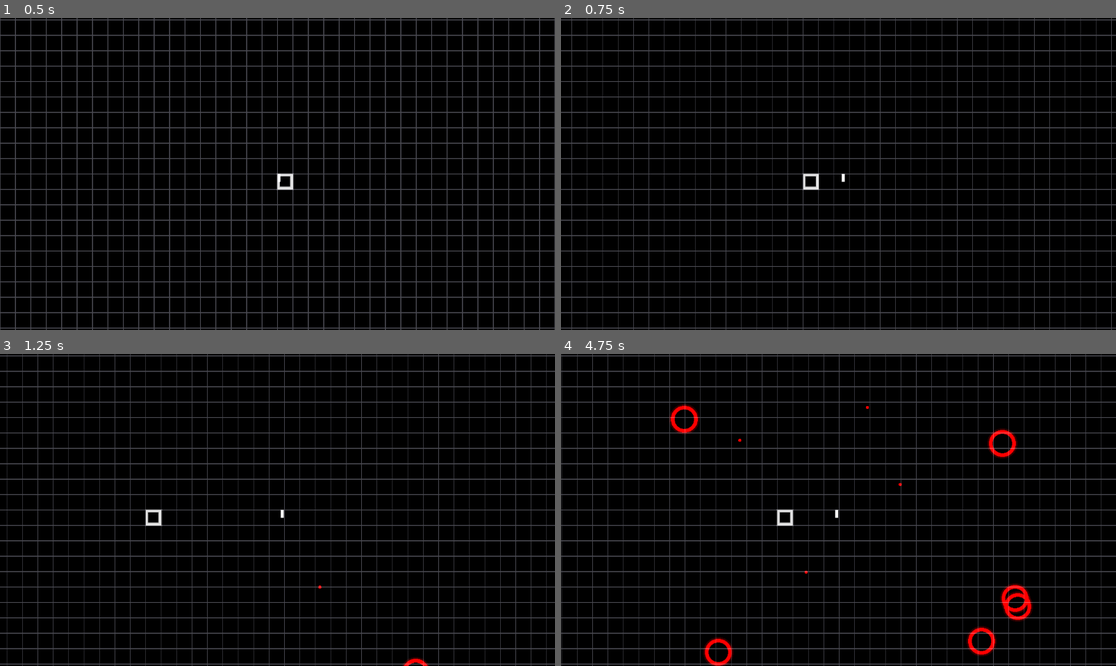
Above: before the commit, frames 1-4 (two rows, left to right).
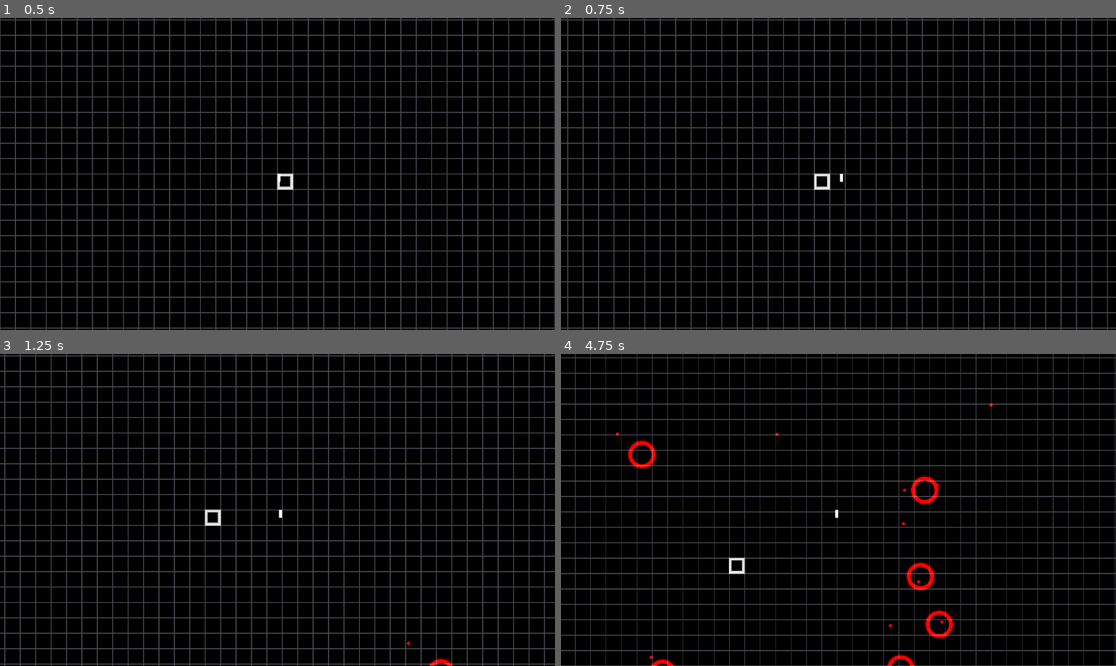
Above: after the commit, the same moments.

Repository: AnonymousXavier/ink-void
Game: Godot game, scene res://Scenes/world.tscn
Same seed, same stepped clock (60 frames per second), same inputs: the game is played once before the commit and once after it.
Inputs (mouse positions are in pixels of both pictures, inside the frame that each line leads up to):
- Up to frame 1 (0.5 s): no input
- Up to frame 2 (0.75 s): tap Enter (ui_accept) at 0.5 s; move the mouse to (960, 158) at 0.52 s; hold Right (right) from 0.53 s (still down); tap Space (parry, bound only after the commit) at 0.6 s; click (960, 158) at 0.67 s
- Up to frame 3 (1.25 s): keep holding Right (right); tap Enter (ui_accept) at 0.77, 0.8, 1.07 s
- Up to frame 4 (4.75 s): move the mouse to (727, 525) at 1.27 s; release Right (right) at 1.28 s; hold Down (down) 1.28-2.03 s; tap Enter (ui_accept) at 1.35, 1.52, 1.82, 2.3, 3.02, 3.32, 3.6, 3.77, 4.07, 4.52 s; tap Space (parry, bound only after the commit) at 1.55, 2.1, 2.85, 4.35 s; move the mouse to (894, 441) at 2.02 s; hold Right (right) 2.03-2.78 s; move the mouse to (810, 572) at 2.77 s; hold Up (ui_up) 2.78-3.53 s; click (810, 572) at 2.92 s; move the mouse to (1005, 556) at 3.52 s; hold Left (left) from 3.53 s (still down); move the mouse to (672, 463) at 4.27 s

Frame 1 is identical in both runs. In frame 2, 11% of the frame differs, in the area x 1-100%, y 0-100%; in frame 3, 12%; in frame 4, 25%, in the area x 0-100%, y 0-100%.

Commit message:
Implement basic freezing and bullet reversal system

Diff:
--- a/AutoLoads/Constants.gd
+++ b/AutoLoads/Constants.gd
@@ -4,5 +4,6 @@
 const TILE_SIZE = 32
 const CHUNK_SIZE = 512
 const BG_BORDER_WIDTH = 1 # px
+const PARRY_RADIUS: float = TILE_SIZE / 2.0
 
 var RNG = RandomNumberGenerator.new()
--- a/AutoLoads/Factories.gd
+++ b/AutoLoads/Factories.gd
@@ -91,7 +91,7 @@
 	return id
 
 func spawn_bullet(pos: Vector2, direction: Vector2, damage: float, target_id: int, speed: float):
-	var entity_manager = SceneInstances.entity_manager
+	var entity_manager: EntityManager = SceneInstances.entity_manager
 
 	# Fetch Bullet from inactive list or create new data
 	var bullet_id = entity_manager.inactive_bullet_entities.pop_back()
@@ -101,6 +101,7 @@
 	var meeleData: MeeleData
 	var velocityData: VelocityData
 	# var homingData: HomingData
+	var alignment_dta: AlignmentData
 
 	if bullet_id != null:
 		transformData = entity_manager.inactive_bullet_transform_components[bullet_id]
@@ -108,6 +109,7 @@
 		meeleData = entity_manager.inactive_bullet_meele_components [bullet_id]
 		velocityData = entity_manager.inactive_bullet_velocity_components[bullet_id]
 		# homingData = entity_manager.inactive_bullet_homing_components[bullet_id]
+		alignment_dta = entity_manager.inactive_bullet_alignment_components[bullet_id]
 	else:
 		bullet_id = SceneInstances.entity_manager.next_entity_id
 		transformData = TransformData.new()
@@ -115,6 +117,7 @@
 		meeleData = MeeleData.new()
 		velocityData = VelocityData.new()
 		# homingData = HomingData.new()
+		alignment_dta = AlignmentData.new()
 
 		SceneInstances.entity_manager.next_entity_id += 1
 
@@ -128,12 +131,14 @@
 	entity_manager.meele_components[bullet_id] = meeleData
 	entity_manager.velocity_components[bullet_id] = velocityData
 	# entity_manager.homing_components[bullet_id] = homingData
+	entity_manager.alignment_components[bullet_id] = alignment_dta
 
 	# Delete them
 	entity_manager.inactive_bullet_transform_components.erase(bullet_id)
 	entity_manager.inactive_bullet_render_components.erase(bullet_id)
 	entity_manager.inactive_bullet_meele_components.erase(bullet_id)
 	entity_manager.inactive_bullet_velocity_components.erase(bullet_id)
+	entity_manager.inactive_bullet_alignment_components.erase(bullet_id)
 	# entity_manager.inactive_bullet_homing_components.erase(bullet_id)
 
 	# Modify the data
@@ -153,11 +158,13 @@
 	var meeleData = entity_manager.meele_components[bullet_id]
 	var velocityData = entity_manager.velocity_components.get(bullet_id)
 	var homingData = entity_manager.homing_components.get(bullet_id)
+	var alignmentData = entity_manager.alignment_components.get(bullet_id)
 
 	# Transfer them to the inactive dict
 	entity_manager.inactive_bullet_entities.append(bullet_id)
 	entity_manager.inactive_bullet_transform_components[bullet_id] = transformData
 	entity_manager.inactive_bullet_render_components[bullet_id] = renderingData
+	entity_manager.inactive_bullet_alignment_components[bullet_id] = alignmentData
 	entity_manager.inactive_bullet_meele_components[bullet_id] = meeleData
 	entity_manager.inactive_bullet_homing_components[bullet_id] = homingData if homingData else HomingData.new()
 	entity_manager.inactive_bullet_velocity_components[bullet_id] = velocityData if velocityData else VelocityData.new()
@@ -170,6 +177,7 @@
 	entity_manager.meele_components.erase(bullet_id)
 	entity_manager.velocity_components.erase(bullet_id)
 	entity_manager.homing_components.erase(bullet_id)
+	entity_manager.alignment_components.erase(bullet_id)
 
 	SceneInstances.entity_manager.rmeove_entity_from_chunk(transformData.position, bullet_id)
 
@@ -186,7 +194,9 @@
 		var renderingData: RenderingData = RenderingData.new()
 		var meeleData: MeeleData = MeeleData.new()
 		var velocityData: VelocityData = VelocityData.new()
-		var homingData: HomingData = HomingData.new()
+		var alignmentData: AlignmentData = AlignmentData.new()
+
+		alignmentData.alignment = Enums.ALIGNMENTS.PLAYER
 
 		# Add them to the inactive pool
 		entity_manager.inactive_bullet_entities.append(current_bullet_id)
@@ -194,6 +204,6 @@
 		entity_manager.inactive_bullet_render_components[current_bullet_id] = renderingData
 		entity_manager.inactive_bullet_transform_components[current_bullet_id] = transformData
 		entity_manager.inactive_bullet_velocity_components[current_bullet_id] = velocityData
-		entity_manager.inactive_bullet_homing_components[current_bullet_id] = homingData
+		entity_manager.inactive_bullet_alignment_components[current_bullet_id] = alignmentData
 
 	entity_manager.next_entity_id += number_of_bullets
--- a/AutoLoads/SceneInstances.gd
+++ b/AutoLoads/SceneInstances.gd
@@ -5,3 +5,5 @@
 @onready var BG: ColorRect
 @onready var events_manager: EventsManager
 @onready var rendering_system: RenderingSystem
+
+var time_scale: float = 1.0
--- a/Resources/ParryData.gd
+++ b/Resources/ParryData.gd
@@ -1,7 +1,8 @@
 extends Resource
 class_name ParryData
 
-enum State { READY, PARRYING, RECOVERING }
+enum State { READY, PARRYING, RECOVERING, FROZEN_AIMING }
 
 @export var current_state: State = State.READY
 @export var timer: float = 0.0
+@export var hijacked_bullet_id: int = -1 # Caches the intercepted bullet
--- a/Scenes/world.gd
+++ b/Scenes/world.gd
@@ -20,6 +20,7 @@
 @onready var overlay_system: Node = $OverlaySystem
 @onready var player_controller_system: PlayerControllerSystem = $PlayerControllerSystem
 @onready var stalking_system: StalkingSystem = $StalkingSystem
+@onready var parry_system: ParrySystem = $ParrySystem
 
 
 var player_spawned: bool = false
@@ -44,6 +45,7 @@
 
 	input_system.update(delta)
 
+	parry_system.update(delta)
 	player_controller_system.update(delta)
 
 	enemy_manager.update()
--- a/Scenes/world.tscn
+++ b/Scenes/world.tscn
@@ -21,6 +21,7 @@
 [ext_resource type="PackedScene" uid="uid://ccoeuqpwxg76x" path="res://Systems/bank_system.tscn" id="20_i4fjy"]
 [ext_resource type="PackedScene" uid="uid://dnrci6ejgl3n8" path="res://Systems/stalking_system.tscn" id="21_pyn1s"]
 [ext_resource type="PackedScene" uid="uid://b4xgsftrx1h8o" path="res://Systems/homing_system.tscn" id="21_yq1aw"]
+[ext_resource type="PackedScene" uid="uid://rljh4s2ck0x2" path="res://Systems/parry_system.tscn" id="22_pyn1s"]
 
 [node name="World" type="Node2D" unique_id=626846320]
 script = ExtResource("1_a02cp")
@@ -68,3 +69,5 @@
 [node name="PlayerControllerSystem" parent="." unique_id=428568490 instance=ExtResource("20_1cojt")]
 
 [node name="StalkingSystem" parent="." unique_id=531811237 instance=ExtResource("21_pyn1s")]
+
+[node name="ParrySystem" parent="." unique_id=1664932608 instance=ExtResource("22_pyn1s")]
--- a/Systems/entity_manager.gd
+++ b/Systems/entity_manager.gd
@@ -36,6 +36,7 @@
 var inactive_bullet_meele_components: Dictionary[int, MeeleData] = {}
 var inactive_bullet_velocity_components: Dictionary[int, VelocityData] = {}
 var inactive_bullet_homing_components: Dictionary[int, HomingData] = {}
+var inactive_bullet_alignment_components: Dictionary[int, AlignmentData] = {}
 
 
 func add_entity_to_a_chunk(pos: Vector2i, id: int):
--- a/Systems/impact_system.gd
+++ b/Systems/impact_system.gd
@@ -1,23 +1,47 @@
 extends Node
+class_name ImpactSystem
 
 func update(_delta: float) -> void:
-	for event in SceneInstances.events_manager.events:
-		if event["type"] == Enums.EVENT_TYPES.TARGET_REACHED:
-			var id = event["id"]
+	var entity_manager = SceneInstances.entity_manager
+	var player_id = entity_manager.player_id
 
-			# Did a bullet arrive?
-			if SceneInstances.entity_manager.is_a_bullet.has(id):
-				var meele_data = SceneInstances.entity_manager.meele_components[id]
-				var target_id = meele_data.target_id
+	if player_id == -1: return
 
-				# Only mail the damage if the target still exists in the world
-				if SceneInstances.entity_manager.transform_components.has(target_id):
-					SceneInstances.events_manager.add_event({"type": Enums.EVENT_TYPES.DAMAGE_ATTEMPT, "id": target_id, "amount": meele_data.damage})
+	var player_transform = entity_manager.transform_components.get(player_id)
+	var player_parry = entity_manager.parry_components.get(player_id)
+	var player_health = entity_manager.health_components.get(player_id)
 
-				# Always recycle the bullet, even if it hit thin air where a ghost used to be
-				Factories.despawn_bullet(id)
+	if not player_transform or not player_parry or not player_health: return
 
-			# Did an enemy arrive at the base?
-			elif SceneInstances.entity_manager.is_an_enemy.has(id):
-				# Trigger enemy base-attack logic
-				pass
+	# Loop through ONLY the bullets
+	for bullet_id in entity_manager.is_a_bullet.keys():
+		var bullet_transform = entity_manager.transform_components.get(bullet_id)
+		var alignment = entity_manager.alignment_components.get(bullet_id)
+
+		if not bullet_transform or not alignment: continue
+
+		# We only check ENEMY bullets against the PLAYER
+		if alignment.alignment == Enums.ALIGNMENTS.PLAYER:
+			# fast distance check
+			if player_transform.position.distance_to(bullet_transform.position) <= Constants.PARRY_RADIUS:
+				# --- COLLISION DETECTED ---
+				if player_parry.current_state == ParryData.State.PARRYING:
+					# 1. THE CATCH IS SUCCESSFUL
+					SceneInstances.time_scale = 0.0 # DEAD STOP EVERYTHING
+					player_parry.current_state = ParryData.State.FROZEN_AIMING
+					player_parry.hijacked_bullet_id = bullet_id
+
+					# Snap the bullet perfectly to the player's center for visual feedback
+					bullet_transform.position = player_transform.position
+
+					print("CATCH SUCCESSFUL! TIME FROZEN!")
+					break # Break out because we only want to catch ONE bullet per frame
+
+				elif player_parry.current_state != ParryData.State.FROZEN_AIMING:
+					# 2. THE WHIFF (Player takes a hit)
+					player_health.health -= 1
+					print("PLAYER HIT! HP: ", player_health.health)
+
+					# Destroy the bullet that hit us
+					Factories.despawn_bullet(bullet_id)
+					break
--- a/Systems/input_system.gd
+++ b/Systems/input_system.gd
@@ -12,8 +12,8 @@
 
 	if input_data:
 		# Keyboard
-		input_data.direction = Input.get_vector("ui_left", "ui_right", "ui_up", "ui_down")
-		input_data.parry_pressed = Input.is_action_just_pressed("ui_accept")
+		input_data.direction = Input.get_vector("left", "right", "up", "down")
+		input_data.parry_pressed = Input.is_action_just_pressed("parry")
 
 		# Mouse (Replaces the old EventsManager push)
 		input_data.aim_position = SceneInstances.rendering_system.get_global_mouse_position()
--- a/Systems/movement_system.gd
+++ b/Systems/movement_system.gd
@@ -2,6 +2,8 @@
 class_name MovementSystem
 
 func update(delta: float) -> void:
+	var scaled_delta = delta * SceneInstances.time_scale
+
 	var entity_manager = SceneInstances.entity_manager
 	var screen_rect = get_viewport().get_visible_rect()
 
@@ -16,7 +18,7 @@
 			var old_pos = transform.position
 
 			# Apply the continuous action vector!
-			transform.position += velocity.direction * velocity.speed * delta
+			transform.position += velocity.direction * velocity.speed * scaled_delta
 
 			# Update your highly optimized spatial hash
 			entity_manager.update_chunk_map_for(old_pos, id)
--- /dev/null
+++ b/Systems/parry_system.gd
@@ -0,0 +1,31 @@
+extends Node
+class_name ParrySystem
+
+func update(delta: float) -> void:
+	var entity_manager = SceneInstances.entity_manager
+	var player_id = entity_manager.player_id
+
+	if player_id == -1: return
+
+	var parry: ParryData = entity_manager.parry_components.get(player_id)
+	var input: PlayerInputData = entity_manager.player_input_data
+
+	if not parry or not input: return
+
+	# 1. Handle Active Timers (Unscaled delta so parry recovers even if time is frozen!)
+	if parry.current_state == ParryData.State.PARRYING or parry.current_state == ParryData.State.RECOVERING:
+		parry.timer -= delta
+
+		if parry.timer <= 0:
+			if parry.current_state == ParryData.State.PARRYING:
+				# Missed the parry!
+				parry.current_state = ParryData.State.RECOVERING
+				parry.timer = 0.5
+			elif parry.current_state == ParryData.State.RECOVERING:
+				# Recovery finished
+				parry.current_state = ParryData.State.READY
+
+	# 2. Handle Initiation Trigger
+	if parry.current_state == ParryData.State.READY and input.parry_pressed:
+		parry.current_state = ParryData.State.PARRYING
+		parry.timer = 1.0
--- /dev/null
+++ b/Systems/parry_system.tscn
@@ -0,0 +1,6 @@
+[gd_scene format=3 uid="uid://rljh4s2ck0x2"]
+
+[ext_resource type="Script" uid="uid://cmpkflnwwpym1" path="res://Systems/parry_system.gd" id="1_sry5o"]
+
+[node name="ParrySystem" type="Node" unique_id=1664932608]
+script = ExtResource("1_sry5o")
--- a/Systems/player_controller_system.gd
+++ b/Systems/player_controller_system.gd
@@ -1,57 +1,47 @@
 extends Node
 class_name PlayerControllerSystem
 
-func update(delta: float) -> void:
+func update(_delta: float) -> void:
 	var entity_manager = SceneInstances.entity_manager
 	var player_id = entity_manager.player_id
 
-	if player_id == -1 or not entity_manager.active_entities.has(player_id):
-		return
+	if player_id == -1: return
 
-	var input: PlayerInputData = entity_manager.player_input_data
+	var input = entity_manager.player_input_data
 	var velocity = entity_manager.velocity_components.get(player_id)
 	var parry = entity_manager.parry_components.get(player_id)
-	var render = entity_manager.render_components.get(player_id)
 
-	# 1. HANDLE TIMERS & STATE TRANSITIONS
-	if parry.current_state != ParryData.State.READY:
-		parry.timer -= delta
+	if not input or not velocity or not parry: return
 
-		if parry.timer <= 0:
-			if parry.current_state == ParryData.State.PARRYING:
-				parry.current_state = ParryData.State.RECOVERING
-				parry.timer = 0.5
-				render.texture.resource_local_to_scene = true
-				# render.modulate = Color.RED # Whiff indication
-
-			elif parry.current_state == ParryData.State.RECOVERING:
-				parry.current_state = ParryData.State.READY
-
-	# 2. APPLY LOGIC BASED ON INPUT & STATE
+	# 1. MOVEMENT STATES
 	if parry.current_state == ParryData.State.READY:
 		velocity.direction = input.direction
-		# render.modulate = Color.WHITE
 
-		if input.parry_pressed:
-			parry.current_state = ParryData.State.PARRYING
-			parry.timer = 0.2
-			velocity.direction = input.direction * 0.5
-			# render.modulate = Color.CYAN
+	elif parry.current_state == ParryData.State.PARRYING:
+		velocity.direction = input.direction * 0.5 # Slowed during active frames
 
 	elif parry.current_state == ParryData.State.RECOVERING:
-		# Lock movement during recovery
-		velocity.direction = Vector2.ZERO
+		velocity.direction = Vector2.ZERO # Locked!
 
-	# 3. HANDLE MOVEMENT
-	var dx = 0
-	var dy = 0
-	if Input.get_action_strength("left"):
-		dx = -1
-	elif Input.get_action_strength("right"):
-		dx = 1
-	if Input.get_action_strength("down"):
-		dy = 1
-	elif Input.get_action_strength("up"):
-		dy = -1
+	# 2. TIME FREEZE & RELEASE STATE
+	elif parry.current_state == ParryData.State.FROZEN_AIMING:
+		velocity.direction = Vector2.ZERO # Locked!
 
-	velocity.direction = Vector2(dx, dy).normalized()
+		if input.fire_pressed and parry.hijacked_bullet_id != -1:
+			var bullet_id = parry.hijacked_bullet_id
+			var bullet_vel = entity_manager.velocity_components.get(bullet_id)
+			var bullet_align = entity_manager.alignment_components.get(bullet_id)
+			var p_transform = entity_manager.transform_components.get(player_id)
+
+			if bullet_vel and bullet_align and p_transform:
+				var aim_dir = (input.aim_position - p_transform.position).normalized()
+
+				bullet_vel.direction = aim_dir
+				bullet_vel.speed = 1200.0 # High-speed return fire
+				bullet_align.alignment = Enums.ALIGNMENTS.PLAYER
+
+				# Restore time and state
+				SceneInstances.time_scale = 1.0
+				parry.current_state = ParryData.State.READY
+				parry.hijacked_bullet_id = -1
+				print("BULLET RELEASED!")
--- a/Systems/projectile_dispatch_system.gd
+++ b/Systems/projectile_dispatch_system.gd
@@ -7,4 +7,4 @@
 			var parent_transform_data: TransformData = SceneInstances.entity_manager.transform_components[event["id"]]
 
 			var direction = (target_transform_data.position - parent_transform_data.position).normalized()
-			Factories.spawn_bullet(parent_transform_data.position, direction, event["damage"], event["target"], 1000.0)
+			Factories.spawn_bullet(parent_transform_data.position, direction, event["damage"], event["target"], 300.0)
--- a/project.godot
+++ b/project.godot
@@ -51,6 +51,11 @@
 , Object(InputEventKey,"resource_local_to_scene":false,"resource_name":"","device":-1,"window_id":0,"alt_pressed":false …(183 unchanged characters)…
 ]
 }
+parry={
+"deadzone": 0.2,
+"events": [Object(InputEventKey,"resource_local_to_scene":false,"resource_name":"","device":-1,"window_id":0,"alt_pressed":false,"shift_pressed":false,"ctrl_pressed":false,"meta_pressed":false,"pressed":false,"keycode":0,"physical_keycode":32,"key_label":0,"unicode":32,"location":0,"echo":false,"script":null)
+]
+}
 
 [physics]
 
Not shown, added: Systems/parry_system.gd.uid
